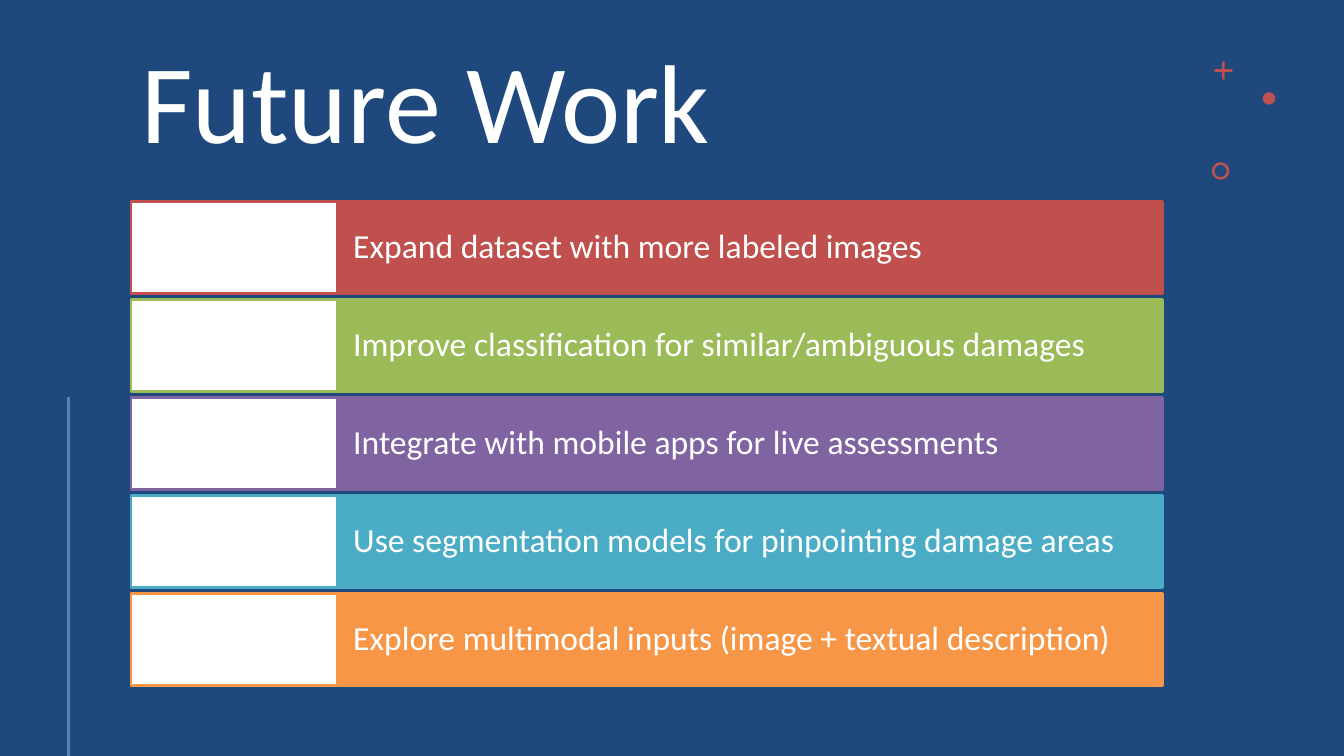
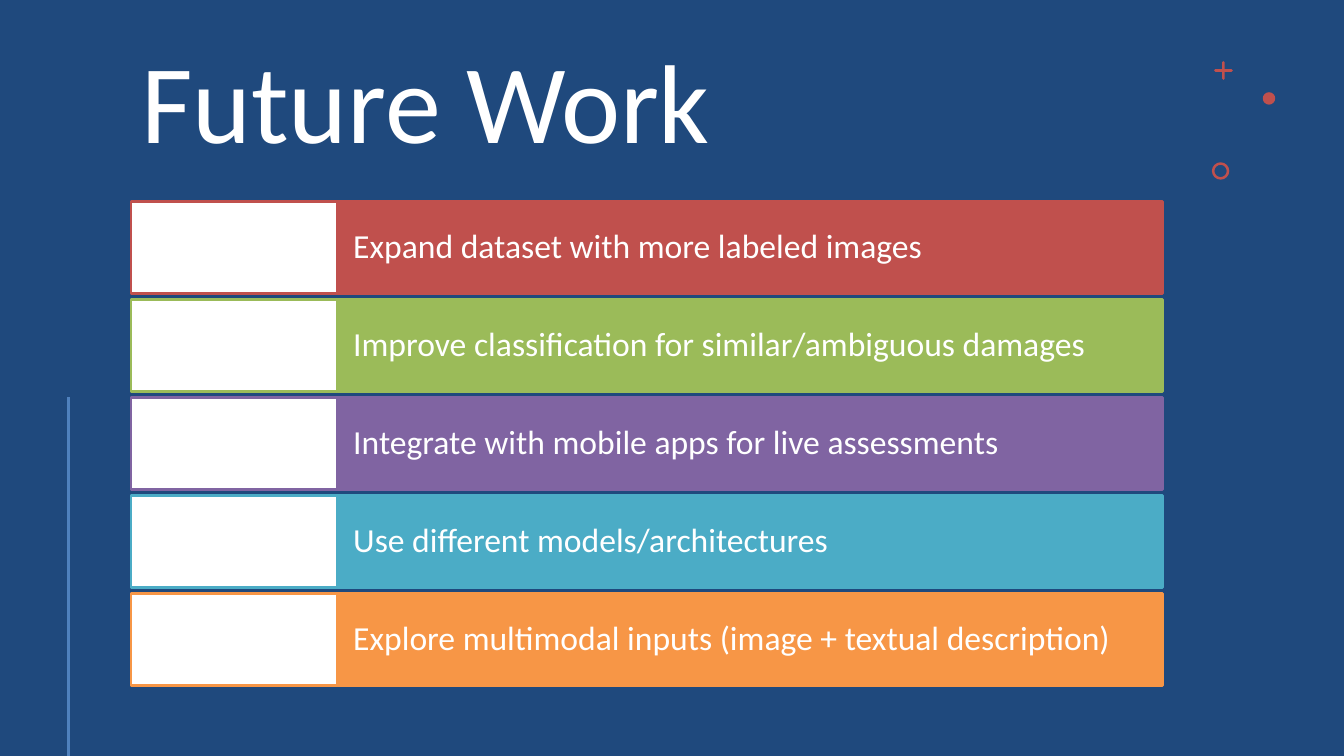
Before and after one commit to Yan1702/IOD17Feb, a slide deck: slide 9 of MiniProject3/MiniProject3_Presentation.pptx. Drawn at 1344x756 pixels with LibreOffice and Linux fonts; fonts in the diff are those of the drawing. Boxes give left, top, right and bottom in pixels: in the first picture for what was removed or moved away, otherwise in the second. Text is boxed around its words. In the diff, an @@ line names an element or a change of style, - is before the commit and + after.

```diff
--- a/MiniProject3/MiniProject3_Presentation.pptx
+++ b/MiniProject3/MiniProject3_Presentation.pptx
@@ text at <box>353,528,828,554</box>: text changed @@
-Use segmentation models for pinpointing damage areas
+Use different models/architectures
```
